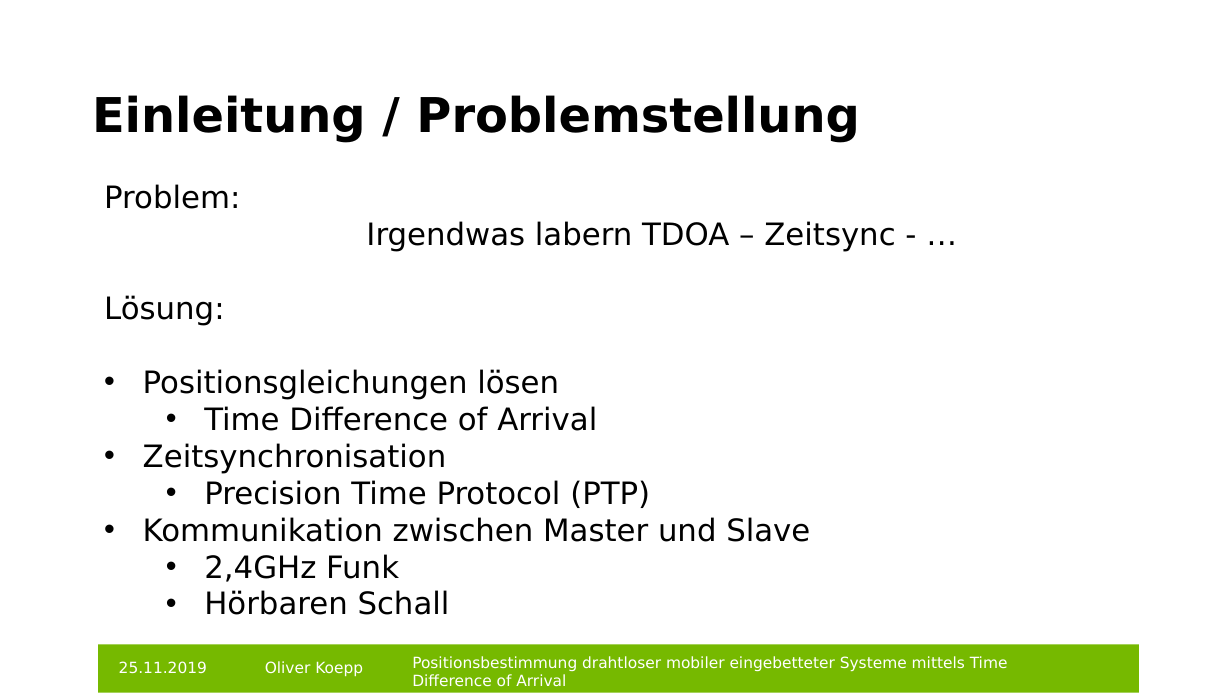
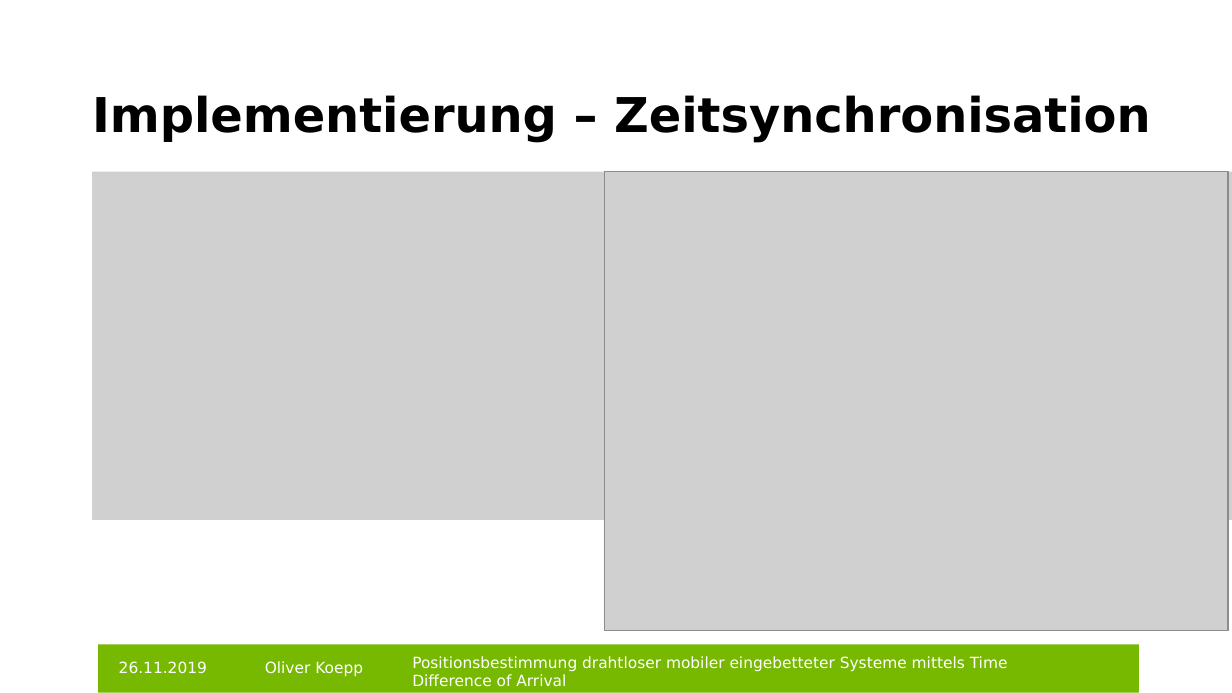
Before and after one commit to git-oliver/Bachelor-thesis, a slide deck: slide 12 of thesis/vortrag/bachelorarbeit_vortrag.pptx (slide 10 before the commit). Drawn at 1232x693 pixels with LibreOffice and Linux fonts; fonts in the diff are those of the drawing; grey boxes stand for pictures; background and template pictures are left out. Boxes give left, top, right and bottom in pixels: in the first picture for what was removed or moved away, otherwise in the second. Text is boxed around its words. In the diff, an @@ line names an element or a change of style, - is before the commit and + after.

```diff
--- a/thesis/vortrag/bachelorarbeit_vortrag.pptx
+++ b/thesis/vortrag/bachelorarbeit_vortrag.pptx
@@ title at <box>92,95,1150,143</box>: text changed @@
-Einleitung / Problemstellung
+Implementierung – Zeitsynchronisation
@@ picture added at <box>92,171,1232,520</box> @@
@@ picture added at <box>605,171,1228,631</box> @@
@@ text removed at <box>104,184,895,615</box> @@
-Problem:
-Irgendwas labern TDOA – Zeitsync - …
-Lösung:
-• Positionsgleichungen lösen
-  • Time Difference of Arrival
-• Zeitsynchronisation
-  • Precision Time Protocol (PTP)
-• Kommunikation zwischen Master und Slave
-  • 2,4GHz Funk
-  • Hörbaren Schall
@@ text at <box>119,661,207,674</box>: text changed @@
-25.11.2019
+26.11.2019
```
Also in this commit, not shown: 14 other slides changed, 2 slides added, 2 slides removed.
